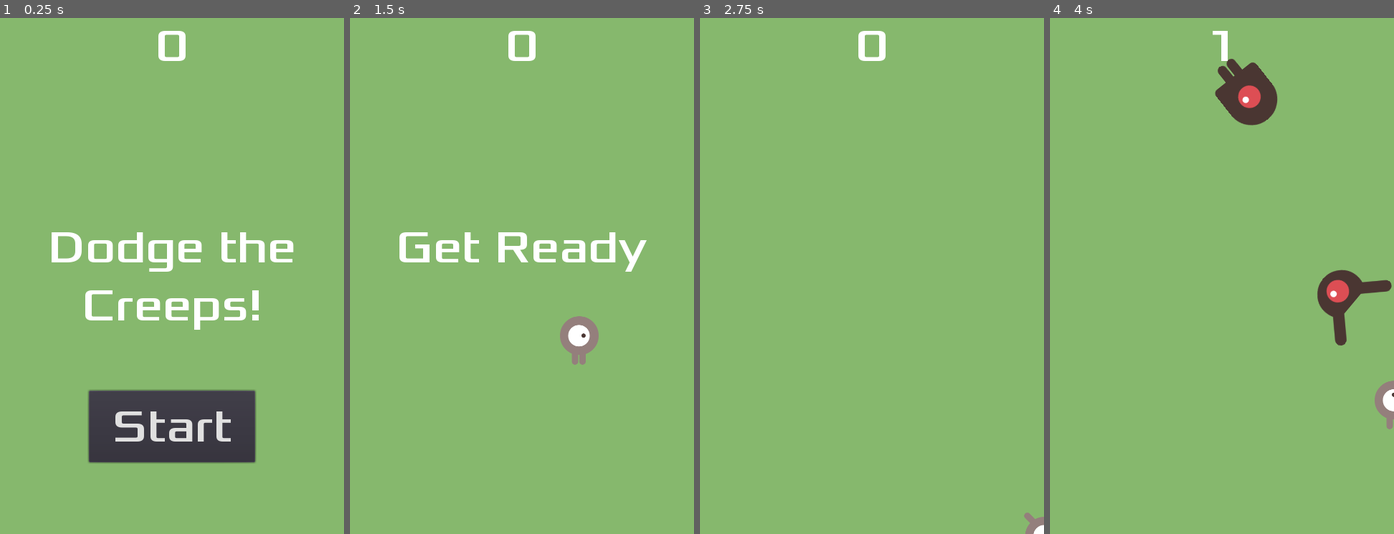
Above: before the commit, frames 1-4 (left to right).
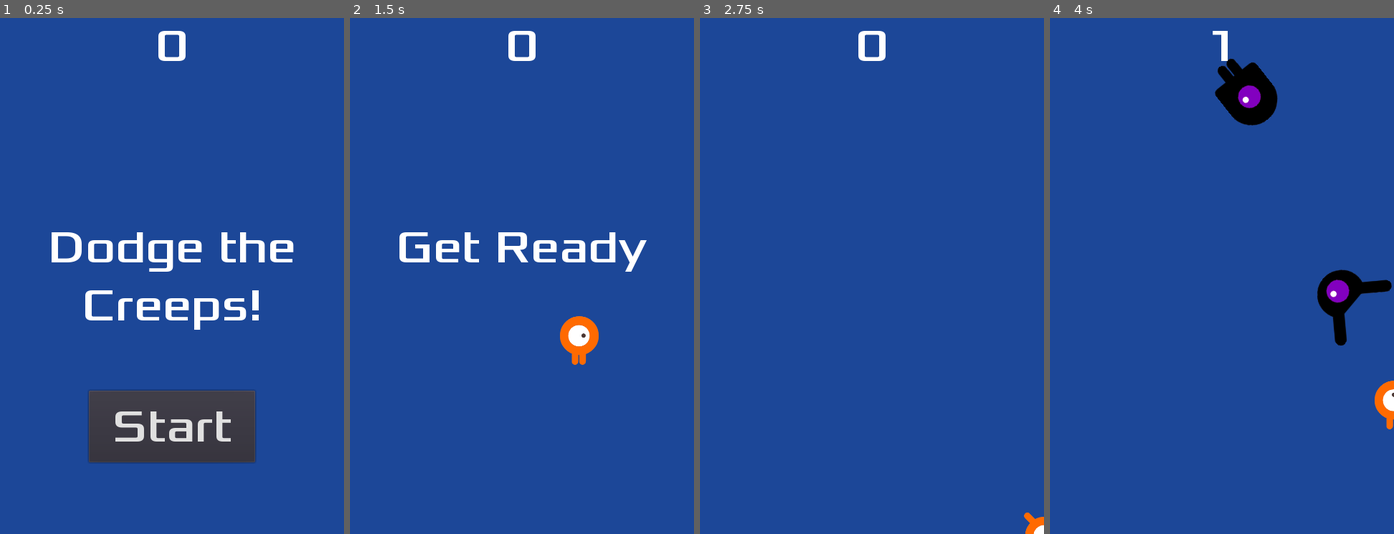
Above: after the commit, the same moments.

Repository: jfmdev/dodge-survival
Game: Godot game, scene res://Main.tscn
The game is run twice, just before and just after one commit, with the same random seed, the same clock (stepped at 60 frames per second) and the same inputs.
Inputs (mouse positions are in pixels of both pictures, inside the frame that each line leads up to):
- Up to frame 1 (0.25 s): no input
- Up to frame 2 (1.5 s): click "Start" at 0.5 s; tap Enter at 1.25 s; move the mouse to (597, 250) at 1.27 s; hold Right (ui_right) from 1.28 s (still down); click (597, 250) at 1.42 s
- Up to frame 3 (2.75 s): move the mouse to (803, 301) at 2.02 s; release Right (ui_right) at 2.03 s; hold Down (ui_down) from 2.03 s (still down)
- Up to frame 4 (4 s): move the mouse to (1256, 162) at 2.77 s; release Down (ui_down) at 2.78 s; hold Right (ui_right) 2.78-3.53 s; move the mouse to (1204, 379) at 3.52 s; hold Up (ui_up) from 3.53 s (still down); click (1204, 379) at 3.67 s

The runs differ from the first frame. In frame 1, 90% of the frame differs, in the area x 0-100%, y 0-100%; in frame 2, 98%; in frame 3, 100%; in frame 4, 100%.

Commit message:
Update sprites and background colors

Diff:
--- a/Main.tscn
+++ b/Main.tscn
@@ -19,7 +19,7 @@
 [node name="ColorRect" type="ColorRect" parent="."]
 anchor_right = 1.0
 anchor_bottom = 1.0
-color = Color( 0.52549, 0.721569, 0.427451, 1 )
+color = Color( 0.109804, 0.278431, 0.596078, 1 )
 __meta__ = {
 "_edit_use_anchors_": false
 }
Binary file changed: assets/art/enemyFlyingAlt_1.png
Binary file changed: assets/art/enemyFlyingAlt_2.png
Binary file changed: assets/art/enemySwimming_1.png
Binary file changed: assets/art/enemySwimming_2.png
Binary file changed: assets/art/enemyWalking_1.png
Binary file changed: assets/art/enemyWalking_2.png
Binary file changed: assets/art/playerGrey_up1.png
Binary file changed: assets/art/playerGrey_up2.png
Binary file changed: assets/art/playerGrey_walk1.png
Binary file changed: assets/art/playerGrey_walk2.png
Not shown, added: export_presets.cfg
